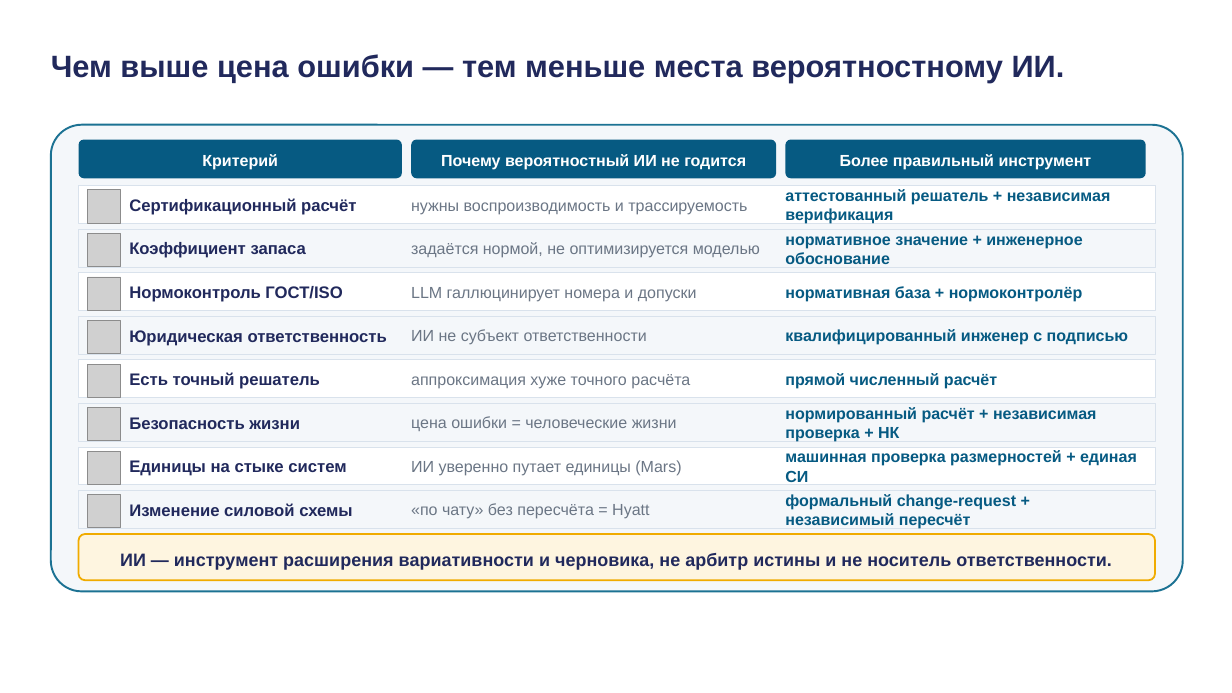
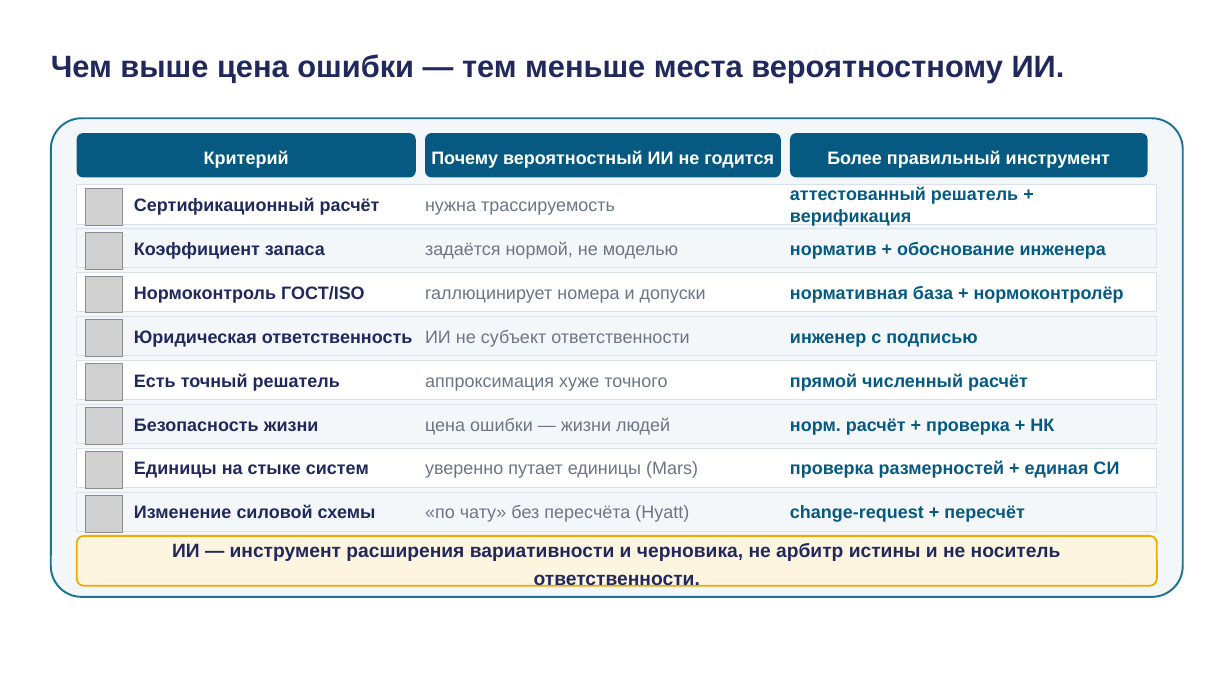
Before and after one commit to tellina-study/AI-usage-lessons, a slide deck: slide 26 of library/lectures/lec-06/rendered/lec-06.pptx. Drawn at 1232x693 pixels with LibreOffice and Linux fonts; fonts in the diff are those of the drawing; grey boxes stand for pictures. Boxes give left, top, right and bottom in pixels: in the first picture for what was removed or moved away, otherwise in the second. Text is boxed around its words. In the diff, an @@ line names an element or a change of style, - is before the commit and + after.

```diff
--- a/library/lectures/lec-06/rendered/lec-06.pptx
+++ b/library/lectures/lec-06/rendered/lec-06.pptx
@@ rounded rectangle resized from (x1=51, y1=125, x2=1183, y2=592) to (x1=51, y1=118, x2=1183, y2=597) @@
@@ rounded rectangle at (x1=51, y1=118, x2=1183, y2=597): proportions changed @@
@@ rounded rectangle resized from (x1=79, y1=140, x2=402, y2=178) to (x1=77, y1=133, x2=416, y2=177) @@
@@ rounded rectangle resized from (x1=411, y1=140, x2=776, y2=178) to (x1=425, y1=133, x2=781, y2=177) @@
@@ size 12.5 to 14 pt in 6 elements at (x1=790, y1=286, x2=1124, y2=303), (x1=790, y1=373, x2=1028, y2=391), (x1=425, y1=330, x2=689, y2=347), (x1=204, y1=150, x2=289, y2=168), (x1=827, y1=150, x2=1110, y2=168), (x1=431, y1=150, x2=774, y2=168) @@
@@ text "Почему вероятностный ИИ не годится" moved from (x1=441, y1=154, x2=746, y2=170) to (x1=431, y1=150, x2=774, y2=168) @@
@@ rounded rectangle resized from (x1=786, y1=140, x2=1146, y2=178) to (x1=790, y1=133, x2=1148, y2=177) @@
@@ text "Более правильный инструмент" moved from (x1=840, y1=154, x2=1092, y2=170) to (x1=827, y1=150, x2=1110, y2=168) @@
@@ text at (x1=425, y1=201, x2=615, y2=215): text changed; size 12.5 to 14 pt @@
-нужны воспроизводимость и трассируемость
+нужна трассируемость
@@ text at (x1=790, y1=187, x2=1018, y2=226): text changed; size 12.5 to 14 pt @@
-аттестованный решатель + независимая верификация
+аттестованный решатель + верификация
@@ text at (x1=425, y1=241, x2=678, y2=259): text changed; size 12.5 to 14 pt @@
-задаётся нормой, не оптимизируется моделью
+задаётся нормой, не моделью
@@ text at (x1=790, y1=242, x2=1106, y2=259): text changed; size 12.5 to 14 pt @@
-нормативное значение + инженерное обоснование
+норматив + обоснование инженера
@@ text at (x1=425, y1=289, x2=706, y2=303): text changed; size 12.5 to 14 pt @@
-LLM галлюцинирует номера и допуски
+галлюцинирует номера и допуски
@@ text "ИИ не субъект ответственности" moved from (x1=411, y1=329, x2=647, y2=345) to (x1=425, y1=330, x2=689, y2=347) @@
@@ text at (x1=790, y1=333, x2=977, y2=347): text changed; size 12.5 to 14 pt @@
-квалифицированный инженер с подписью
+инженер с подписью
@@ picture resized from (x1=88, y1=364, x2=121, y2=397) to (x1=86, y1=364, x2=123, y2=401) @@
@@ text at (x1=425, y1=377, x2=667, y2=391): text changed; size 12.5 to 14 pt @@
-аппроксимация хуже точного расчёта
+аппроксимация хуже точного
@@ picture resized from (x1=88, y1=408, x2=121, y2=441) to (x1=86, y1=408, x2=123, y2=445) @@
@@ text at (x1=425, y1=417, x2=670, y2=435): text changed; size 12.5 to 14 pt @@
-цена ошибки = человеческие жизни
+цена ошибки — жизни людей
@@ text at (x1=790, y1=418, x2=1054, y2=435): text changed; size 12.5 to 14 pt @@
-нормированный расчёт + независимая проверка + НК
+норм. расчёт + проверка + НК
@@ picture resized from (x1=88, y1=451, x2=121, y2=484) to (x1=86, y1=452, x2=123, y2=489) @@
@@ text at (x1=425, y1=461, x2=698, y2=478): text changed; size 12.5 to 14 pt @@
-ИИ уверенно путает единицы (Mars)
+уверенно путает единицы (Mars)
@@ text at (x1=790, y1=461, x2=1119, y2=478): text changed; size 12.5 to 14 pt @@
-машинная проверка размерностей + единая СИ
+проверка размерностей + единая СИ
@@ picture resized from (x1=88, y1=494, x2=121, y2=528) to (x1=86, y1=495, x2=123, y2=532) @@
@@ size 13 to 14 pt in 8 elements at (x1=134, y1=197, x2=380, y2=215), (x1=134, y1=242, x2=325, y2=259), (x1=134, y1=286, x2=364, y2=303), (x1=134, y1=330, x2=413, y2=347), (x1=134, y1=418, x2=319, y2=431), (x1=134, y1=373, x2=340, y2=391), (x1=134, y1=461, x2=369, y2=478), (x1=134, y1=505, x2=376, y2=518) @@
@@ text at (x1=425, y1=505, x2=689, y2=522): text changed; size 12.5 to 14 pt @@
-«по чату» без пересчёта = Hyatt
+«по чату» без пересчёта (Hyatt)
@@ text at (x1=790, y1=505, x2=1024, y2=522): text changed; size 12.5 to 14 pt @@
-формальный change-request + независимый пересчёт
+change-request + пересчёт
@@ rounded rectangle resized from (x1=79, y1=534, x2=1155, y2=580) to (x1=77, y1=536, x2=1157, y2=586) @@
@@ text "ИИ — инструмент расширения вариативности ..." at (x1=172, y1=543, x2=1061, y2=587): size 14 to 15 pt @@
```
Also in this commit, not shown: 29 other slides changed, 8 other files.
